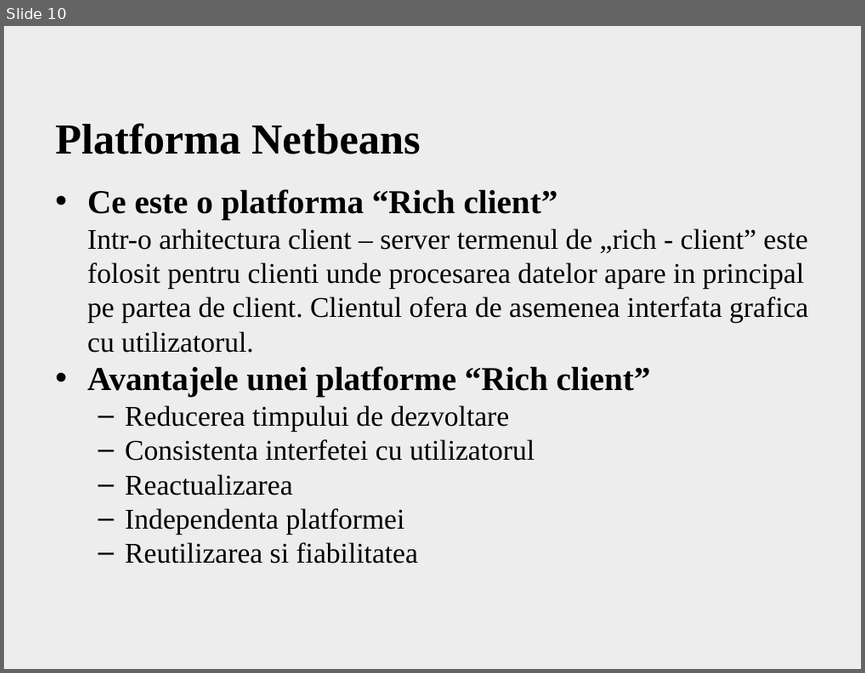
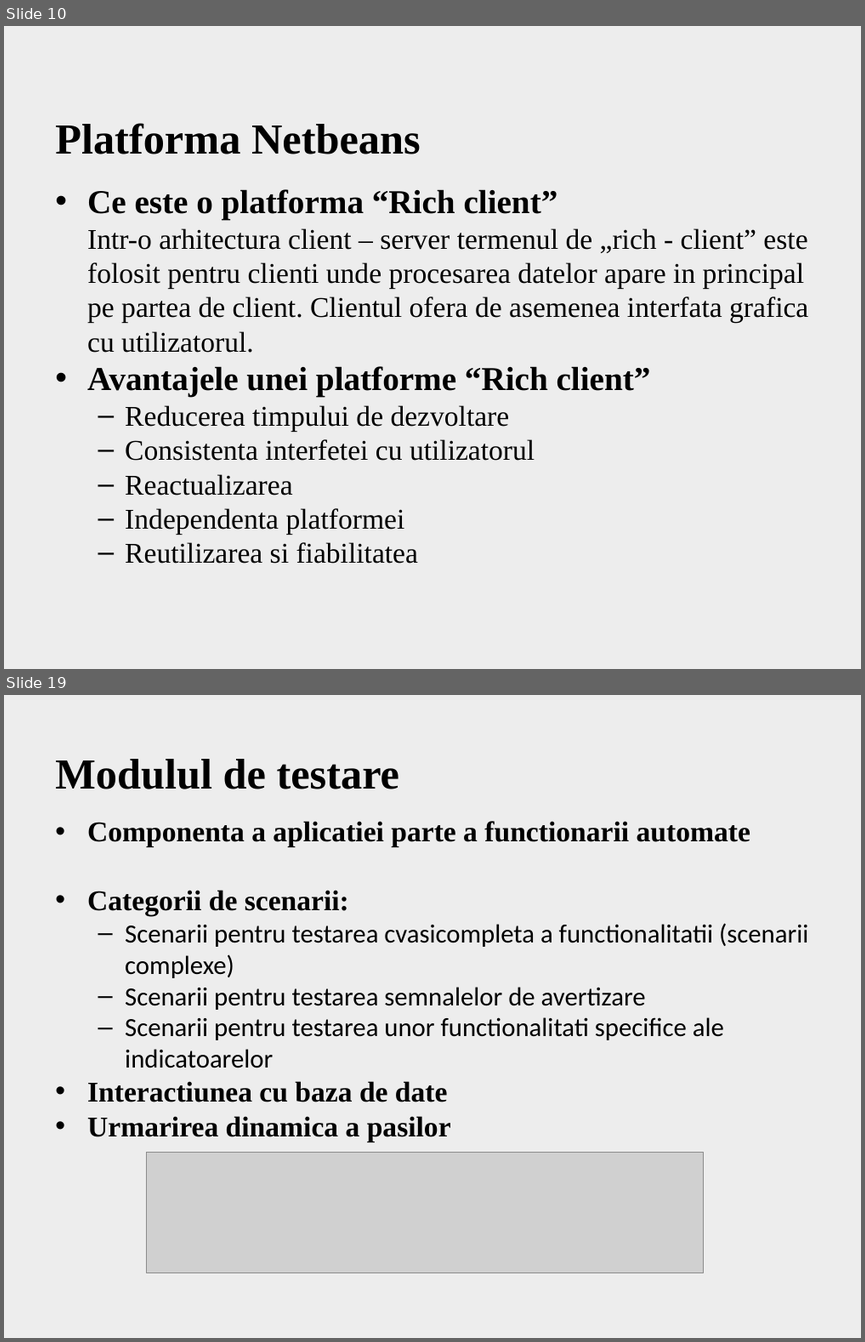
Before and after one commit to A1ex/Speedometer, a slide deck: Office documents/Prezentare Completa.pptx. Shown one above the other, each under a label of ours: slide 10 before the commit, slides 10 and 19 after it; the slides between them are not shown. The pictures are 865x673 and 865x1342 pixels, drawn with LibreOffice and Linux fonts; fonts in the diff are those of the drawing; grey boxes stand for pictures; background and template pictures are left out. Boxes give left, top, right and bottom in pixels: in the first picture for what was removed or moved away, otherwise in the second. Text is boxed around its words. In the diff, an @@ line names an element or a change of style, - is before the commit and + after.

```diff
--- a/Office documents/Prezentare Completa.pptx
+++ b/Office documents/Prezentare Completa.pptx
@@ slide 19 added at [4, 695, 861, 1338], background picture (left out) @@
@@ title added at [55, 759, 399, 789], 36 pt, text #000000, bold @@
+Modulul de testare
@@ text added at [87, 821, 808, 1141], 22 pt, text #000000 @@
+• Componenta a aplicatiei parte a functionarii automate
+• Categorii de scenarii:
+  – Scenarii pentru testarea cvasicompleta a functionalitatii (scenarii complexe)
+  – Scenarii pentru testarea semnalelor de avertizare
+  – Scenarii pentru testarea unor functionalitati specifice ale indicatoarelor
+• Interactiunea cu baza de date
+• Urmarirea dinamica a pasilor
@@ picture added at [147, 1151, 704, 1272] @@
```
Also in this commit, not shown: 10 slides changed, 4 other slides added, 6 slides removed, 2 other files.
